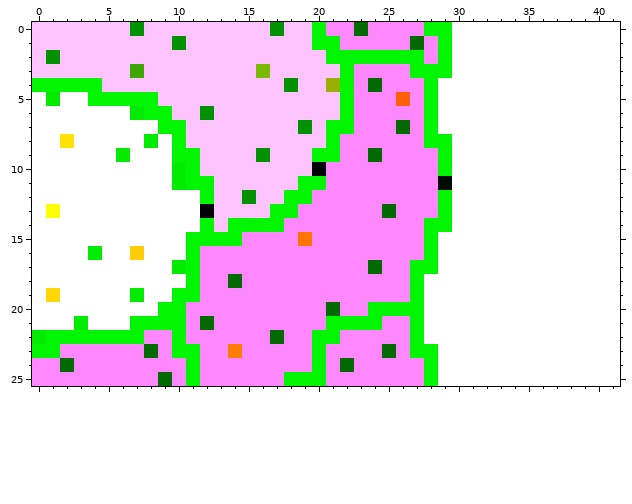
Pixel-art sprite: src/main/resources/gis/abi23e5if1lem/tamodatschi/tamodatschi/images/bounds_new.png. This is how it looked before the edit.
The file is 42x26 pixels. Colours within 5 levels of each other are drawn and written as one.
After:
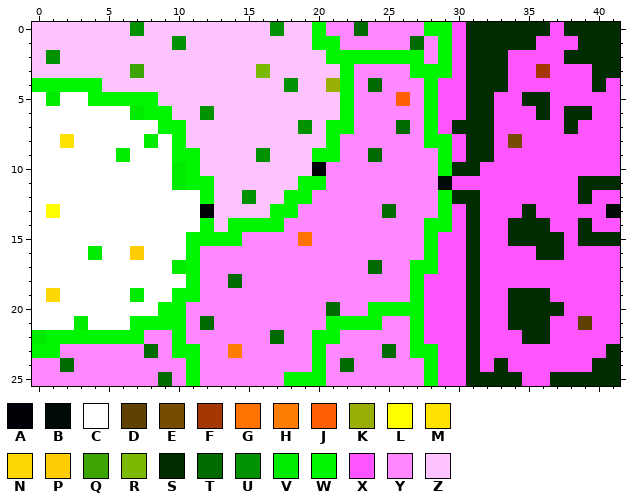
Palette (. is transparent): A #000007  B #000a07  C #ffffff  D #5f4104  E #784b03  F #a53705  G #ff7303  H #ff7d04  J #ff5f05  K #9aaf05  L #ffff02  M #ffe103  N #ffd704  P #ffcd05  Q #3ca504  R #7bb903  S #002d00  T #006900  U #009100  V #00eb00  W #00f500  X #ff55ff  Y #ff87ff  Z #ffc3ff
Changes in this commit:
The edit turns colour C into colour B in row 13 at x 41.
The edit turns colour C into colour D in row 21 at x 39.
The edit turns colour C into colour E in row 8 at x 34.
The edit turns colour C into colour F in row 3 at x 36.
The edit turns colour C into colour S in row 0 at x 31 to 36 and 38 to 41; in row 1 at x 31 to 35 and 39 to 41; in row 2 at x 31 to 33 and 38 to 41; in row 3 at x 31 to 33 and 40 to 41; in row 4 at x 31 to 33 and 40; in row 5 at x 31 to 32 and 35 to 36.
The edit turns colour C into colour S in row 6 at x 31 to 32, 36 and 38 to 39; in row 7 at x 30 to 32 and 38; in rows 8 to 9 at x 31 to 32; in row 10 at x 30 to 31; in row 11 at x 39 to 41; in row 12 at x 30 to 31 and 39.
The edit turns colour C into colour S in row 13 at x 31 and 35; in row 14 at x 31, 34 to 36 and 39; in row 15 at x 31, 34 to 37 and 39 to 41; in row 16 at x 31 and 36 to 37; in rows 17 to 18 at x 31; in row 19 at x 31 and 34 to 36.
The edit turns colour C into colour S in row 20 at x 31 and 34 to 37; in row 21 at x 31 and 34 to 36; in row 22 at x 31 and 35 to 36; in row 23 at x 31 and 41; in row 24 at x 31, 33 and 40 to 41; in row 25 at x 31 to 34 and 37 to 41.
The edit turns colour C into colour X in row 0 at x 30 and 37; in row 1 at x 30 and 36 to 38; in row 2 at x 30 and 34 to 37; in row 3 at x 30, 34 to 35 and 37 to 39; in row 4 at x 29 to 30, 34 to 39 and 41; in row 5 at x 29 to 30, 33 to 34 and 37 to 41.
The edit turns colour C into colour X in row 6 at x 29 to 30, 33 to 35, 37 and 40 to 41; in row 7 at x 29, 33 to 37 and 39 to 41; in row 8 at x 30, 33 and 35 to 41; in row 9 at x 30 and 33 to 41; in row 10 at x 32 to 41; in row 11 at x 30 to 38.
The edit turns colour C into colour X in row 12 at x 32 to 38 and 40 to 41; in row 13 at x 30, 32 to 34 and 36 to 40; in row 14 at x 30, 32 to 33, 37 to 38 and 40 to 41; in row 15 at x 29 to 30, 32 to 33 and 38; in row 16 at x 29 to 30, 32 to 35 and 38 to 41; in row 17 at x 29 to 30 and 32 to 41.
The edit turns colour C into colour X in row 18 at x 28 to 30 and 32 to 41; in row 19 at x 28 to 30, 32 to 33 and 37 to 41; in row 20 at x 28 to 30, 32 to 33 and 38 to 41; in row 21 at x 28 to 30, 32 to 33, 37 to 38 and 40 to 41; in row 22 at x 28 to 30, 32 to 34 and 37 to 41; in row 23 at x 29 to 30 and 32 to 40.
The edit turns colour C into colour X in row 24 at x 29 to 30, 32 and 34 to 39; in row 25 at x 29 to 30 and 35 to 36.
Where, in picture pixels (left, top, right, bottom), the same in both pictures:
changed: (424, 22, 620, 386)
